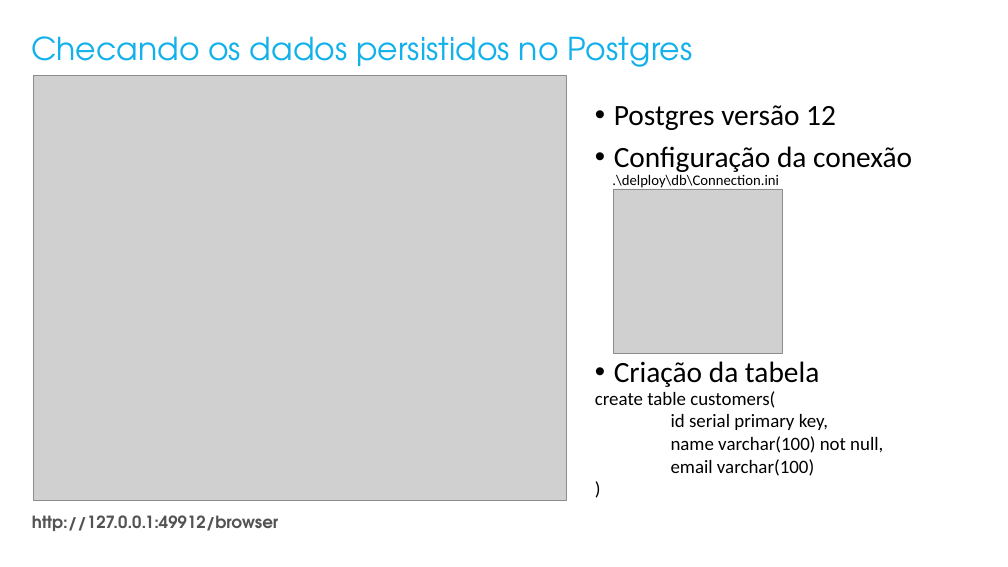
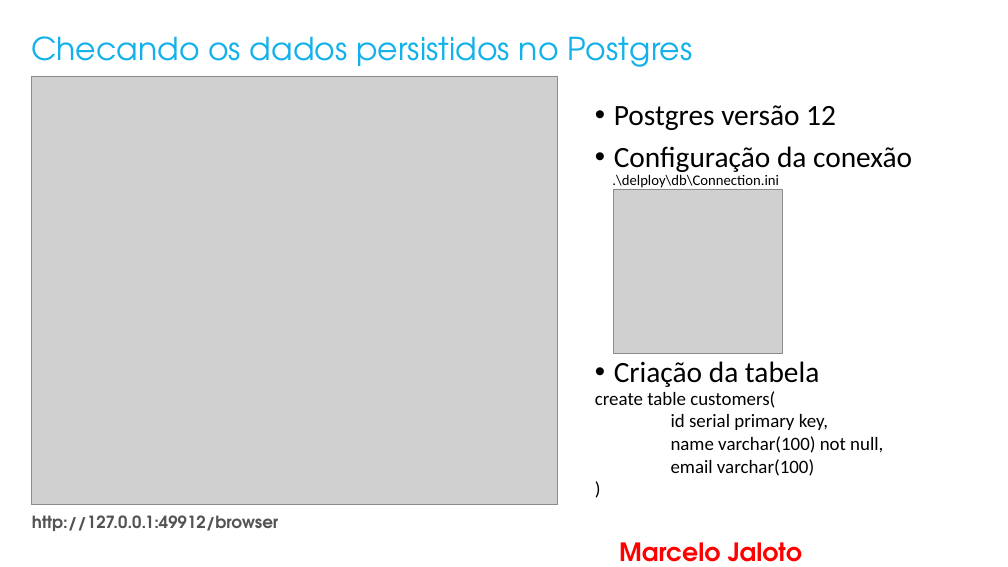
Before and after one commit to marcelojaloto/Delphi, a slide deck: slide 8 of samples/server-api-rest/Implemente uma API REST Completa com Delphi MVC Framework - Marcelo Jaloto.pptx. Drawn at 1008x567 pixels with LibreOffice and Linux fonts; fonts in the diff are those of the drawing; grey boxes stand for pictures; background and template pictures are left out. Boxes give left, top, right and bottom in pixels: in the first picture for what was removed or moved away, otherwise in the second. Text is boxed around its words. In the diff, an @@ line names an element or a change of style, - is before the commit and + after.

```diff
--- a/samples/server-api-rest/Implemente uma API REST Completa com Delphi MVC Framework - Marcelo Jaloto.pptx
+++ b/samples/server-api-rest/Implemente uma API REST Completa com Delphi MVC Framework - Marcelo Jaloto.pptx
@@ picture: place and size @@
-picture at (33,76,567,501)
+picture at (31,76,557,504)
@@ text added at (619,542,802,562), 24 pt, text #FF0000, bold @@
+Marcelo Jaloto
```
Also in this commit, not shown: 6 other slides changed.
